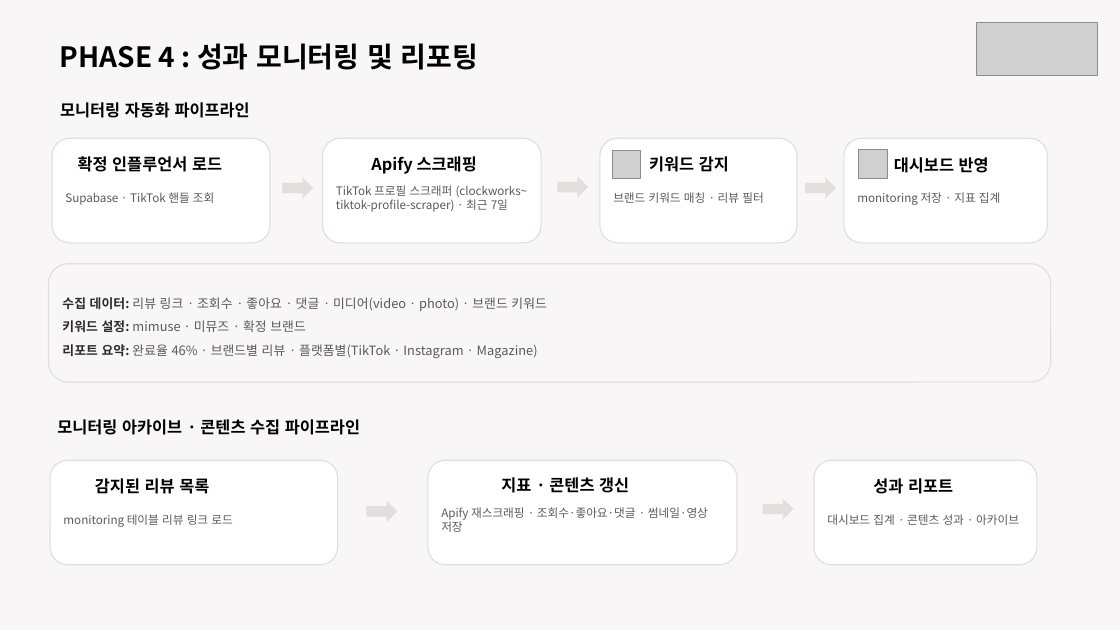
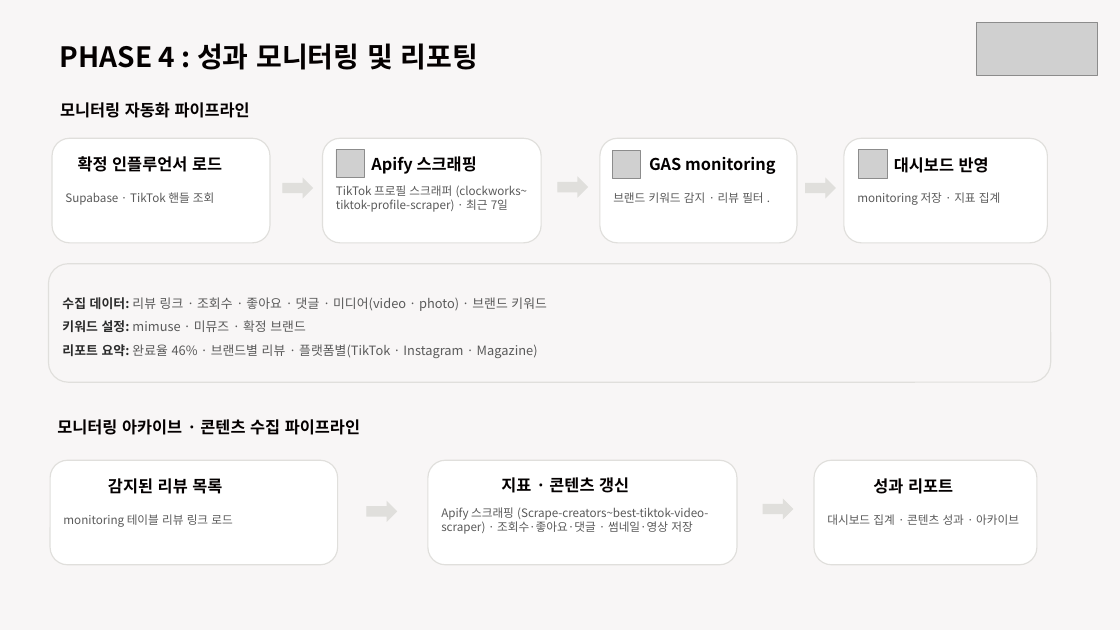
Before and after one commit to kaydeeloka/collab-net, a slide deck: slide 12 of docs/[Mi Muse] 대시보드 자동화 시스템.pptx. Drawn at 1120x630 pixels with LibreOffice and Linux fonts; fonts in the diff are those of the drawing; grey boxes stand for pictures. Boxes give left, top, right and bottom in pixels: in the first picture for what was removed or moved away, otherwise in the second. Text is boxed around its words. In the diff, an @@ line names an element or a change of style, - is before the commit and + after.

Commit message:
fix:find creators

```diff
--- a/docs/[Mi Muse] 대시보드 자동화 시스템.pptx
+++ b/docs/[Mi Muse] 대시보드 자동화 시스템.pptx
@@ picture added at (336, 150, 365, 178) @@
@@ text at (649, 157, 776, 174): text changed @@
-키워드 감지
+GAS monitoring
@@ text in rounded rectangle at (613, 192, 763, 203): text changed @@
-브랜드 키워드 매칭 · 리뷰 필터
+브랜드 키워드 감지 · 리뷰 필터 .
@@ text "감지된 리뷰 목록": place and size @@
-text "감지된 리뷰 목록" at (95, 478, 209, 494)
+text "감지된 리뷰 목록" at (108, 478, 222, 494)
@@ text in rounded rectangle at (441, 507, 708, 534): text changed @@
-Apify 재스크래핑 · 조회수·좋아요·댓글 · 썸네일·영상 저장
+Apify 스크래핑 (Scrape-creators~best-tiktok-video-scraper) · 조회수·좋아요·댓글 · 썸네일·영상 저장
```
Also in this commit, not shown: 9 other slides changed, 2 slides added, 2 slides removed, 6 other files.
